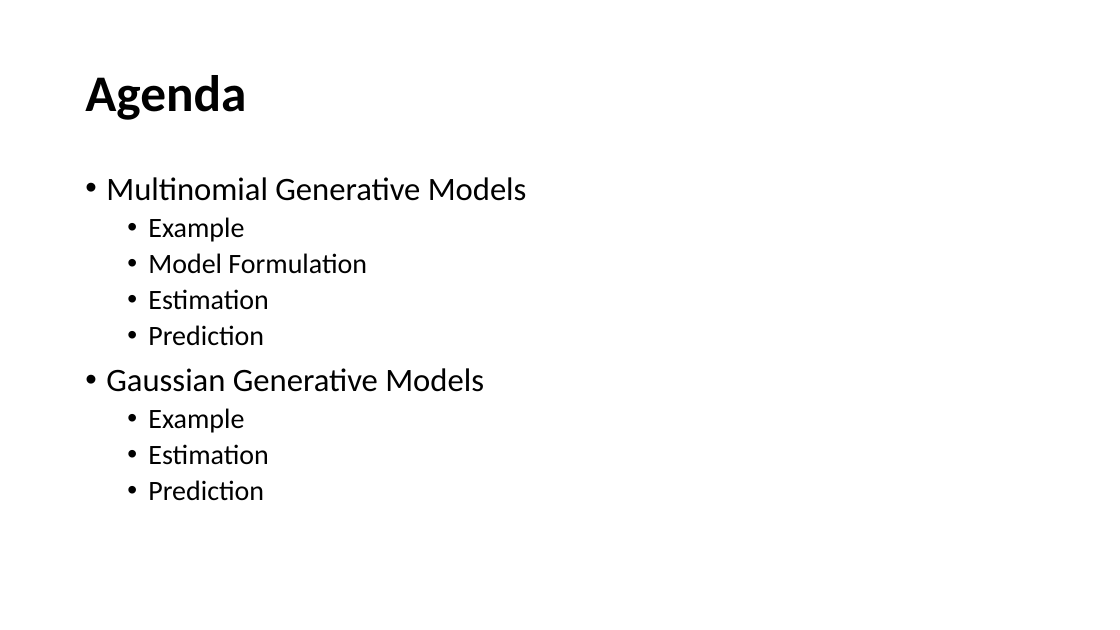
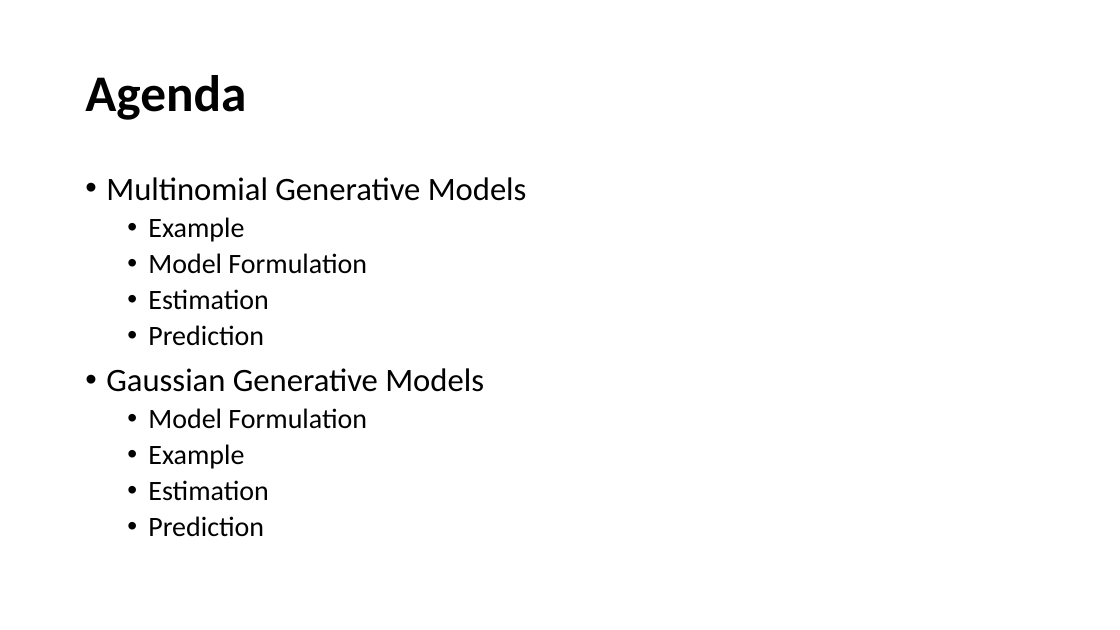
Before and after one commit to Gunnvant/idma_pt, a slide deck: slide 2 of ML_Unit4/decks/Generative Models.pptx. Drawn at 1120x630 pixels with LibreOffice and Linux fonts; fonts in the diff are those of the drawing. Boxes give left, top, right and bottom in pixels: in the first picture for what was removed or moved away, otherwise in the second. Text is boxed around its words. In the diff, an @@ line names an element or a change of style, - is before the commit and + after.

```diff
--- a/ML_Unit4/decks/Generative Models.pptx
+++ b/ML_Unit4/decks/Generative Models.pptx
@@ text at (148, 408, 367, 429): paragraph added @@
+  • Model Formulation
```
Also in this commit, not shown: 1 other slide changed, 18 slides added, 6 other files.
